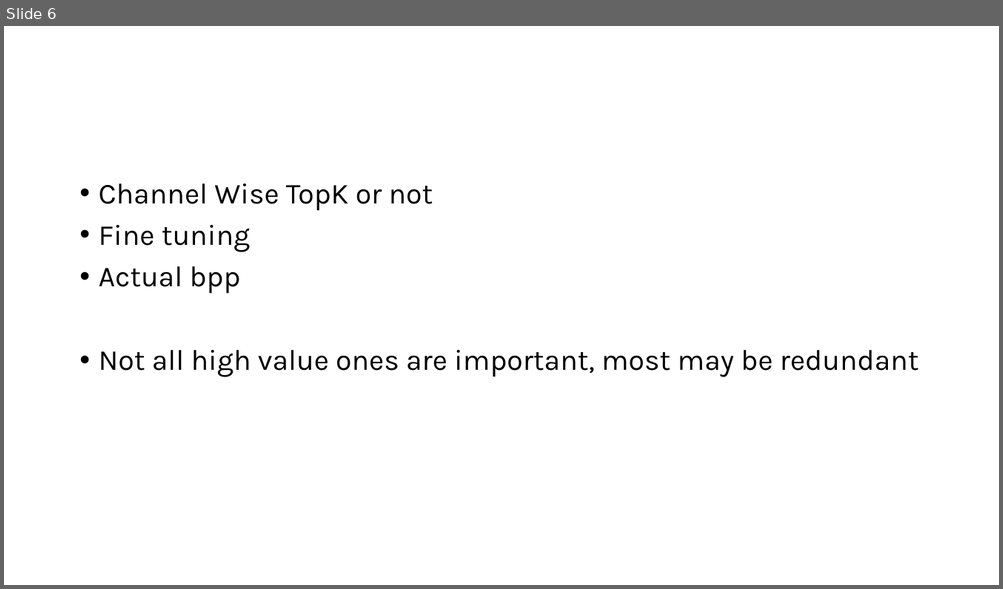
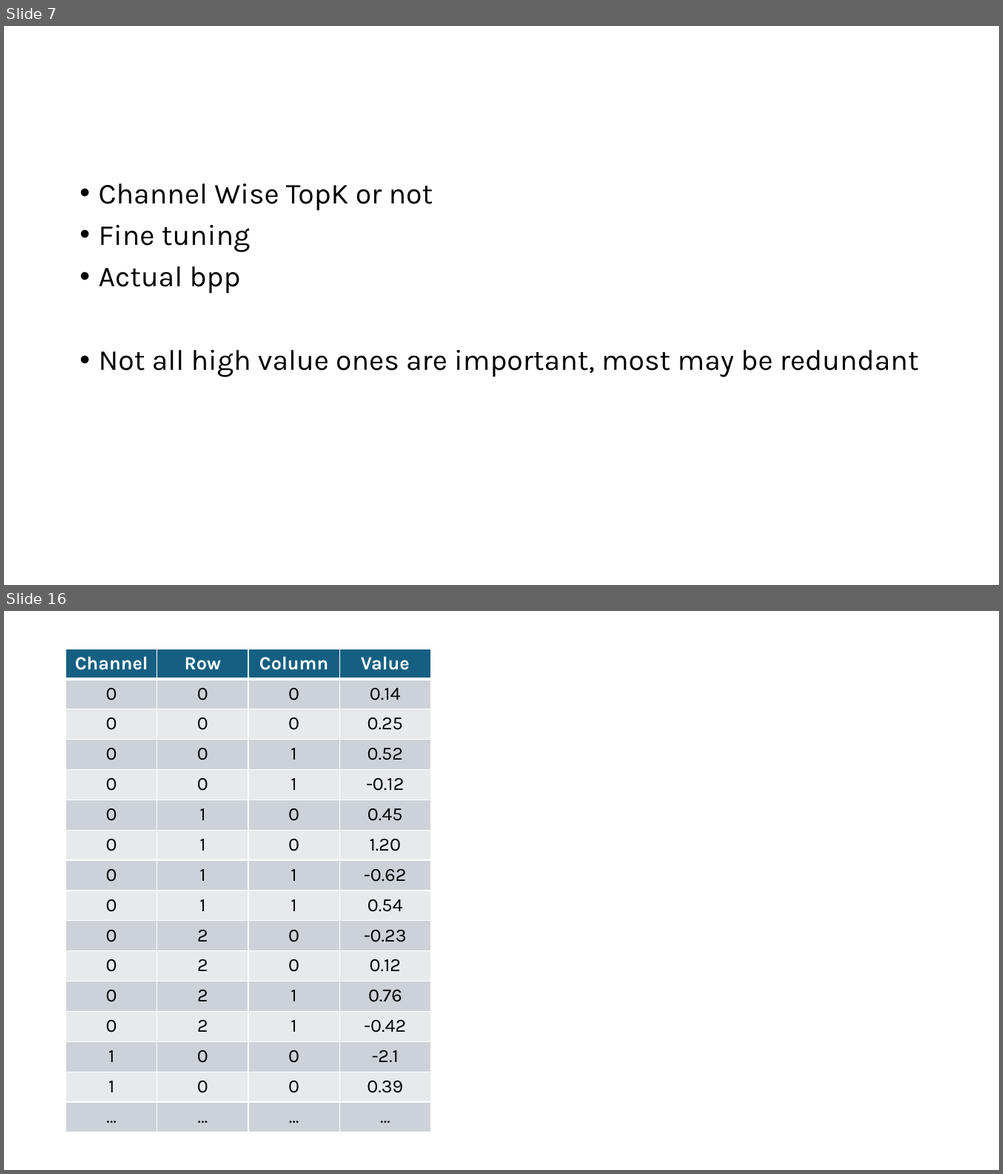
Before and after one commit to joeyuping/video-processing-final-project, a slide deck: Joe -ideas.pptx. Shown one above the other, each under a label of ours: slide 6 before the commit, slides 7 and 16 after it; the slides between them are not shown. The pictures are 1003x589 and 1003x1174 pixels, drawn with LibreOffice and Linux fonts; fonts in the diff are those of the drawing. Boxes give left, top, right and bottom in pixels: in the first picture for what was removed or moved away, otherwise in the second. Text is boxed around its words. In the diff, an @@ line names an element or a change of style, - is before the commit and + after.

```diff
--- a/Joe -ideas.pptx
+++ b/Joe -ideas.pptx
@@ slide 16 added at bbox=[4, 611, 999, 1170], background #FFFFFF @@
@@ table added at bbox=[66, 649, 430, 1133], 16 rows, 4 columns @@
+Channel | Row | Column | Value
+0 | 0 | 0 | 0.14
+0 | 0 | 0 | 0.25
+0 | 0 | 1 | 0.52
+0 | 0 | 1 | -0.12
+0 | 1 | 0 | 0.45
+0 | 1 | 0 | 1.20
+0 | 1 | 1 | -0.62
+0 | 1 | 1 | 0.54
+0 | 2 | 0 | -0.23
+0 | 2 | 0 | 0.12
+0 | 2 | 1 | 0.76
+0 | 2 | 1 | -0.42
+1 | 0 | 0 | -2.1
+1 | 0 | 0 | 0.39
+… | … | … | …
@@ what was slide 6 is now slide 7 @@
```
Also in this commit, not shown: 21 other slides added, 44 other files.
